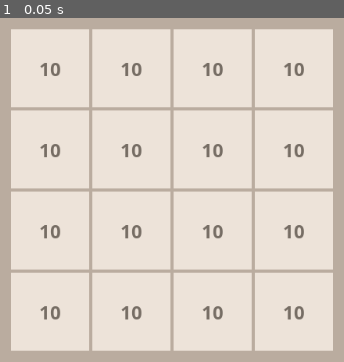
Above: before the commit, frame 1.
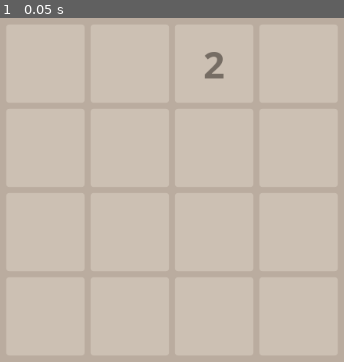
Above: after the commit, the same moment.

Repository: xinyer/game-2048
Game: Godot game, scene res://Board.tscn
Same seed, same stepped clock (60 frames per second), same inputs: the game is played once before the commit and once after it.
Inputs:
- Up to frame 1 (0.05 s): no input

The runs differ from the first frame. In frame 1, 80% of the frame differs, in the area x 3-97%, y 3-97%.

Commit message:
create new tile

Diff:
--- a/Board.tscn
+++ b/Board.tscn
@@ -21,4 +21,6 @@
 margin_top = 300.0
 margin_right = 512.0
 margin_bottom = 300.0
+custom_constants/vseparation = 8
+custom_constants/hseparation = 8
 columns = 4
--- a/Scripts/Board.gd
+++ b/Scripts/Board.gd
@@ -3,16 +3,53 @@
 const width = 4
 const height = 4
 
+const empty = [[0, 0, 0, 0],
+			  [0, 0, 0, 0],
+			  [0, 0, 0, 0],
+			  [0, 0, 0, 0]]
+
 const tile = preload("res://Tile.tscn")
-
-var nodes:Array = []
+var random = RandomNumberGenerator.new()
+var nodes: Array = []
+var board: Array
 
 func _ready():
+	board = empty.duplicate(true)
+	random.randomize()
 	init_board()
+	new_tile()
+	update_board()
 
 func init_board():
 	for n in range(0, width * height):
 		var node = tile.instance()
-		node.setValue(10)
+		node.set_value(0)
 		nodes.push_front(node)
 		$Container/Grid.add_child(node)
+
+func update_board():
+	for i in range(0, width * height):
+		nodes[width * height - (i + 1)].set_value(board[floor(i / width)][i % height])
+	pass
+
+func new_tile():
+	var position = create_random_position()
+	while(is_occupied(position)):
+		position = create_random_position()
+		pass
+	set_element(position, 2)
+
+func create_random_position() -> Vector2:
+	return Vector2(
+		random.randi_range(0, width - 1),
+		random.randi_range(0, height - 1)
+	)
+
+func is_occupied(pos:Vector2) -> bool:
+	return get_element(pos) > 0
+
+func get_element(pos:Vector2) -> int:
+	return board[pos.x][pos.y]
+
+func set_element(pos: Vector2, value: int):
+	board[pos.x][pos.y] = value
--- a/Scripts/Tile.gd
+++ b/Scripts/Tile.gd
@@ -1,17 +1,17 @@
 extends Control
 
-var defaultColor: Color = Color(205, 193, 180)
+var defaultColor: Color = Color("#eee4da")
 
 func _ready():
 #	$TextContainer/Label.text = ""
 #	$Background.color = defaultColor
 	pass
 
-func setValue(value: int) -> void:
-	print("set value:" + str(value))
+func set_value(value: int) -> void:
 	if (value == 0):
 		$TextContainer/Label.text = ""
 #		$Background.color = defaultColor
 	else:
 		$TextContainer/Label.text = str(value)
+		$TextContainer/Label.get_font("font").size = 48
 		# TODO: change color by the value
--- a/Tile.tscn
+++ b/Tile.tscn
@@ -1,7 +1,14 @@
-[gd_scene load_steps=4 format=2]
+[gd_scene load_steps=5 format=2]
 
 [ext_resource path="res://Fonts/OpenSans-Bold.ttf" type="DynamicFontData" id=1]
 [ext_resource path="res://Scripts/Tile.gd" type="Script" id=2]
+
+[sub_resource type="StyleBoxFlat" id=2]
+bg_color = Color( 0.803922, 0.756863, 0.705882, 1 )
+corner_radius_top_left = 4
+corner_radius_top_right = 4
+corner_radius_bottom_right = 4
+corner_radius_bottom_left = 4
 
 [sub_resource type="DynamicFont" id=1]
 size = 24
@@ -15,10 +22,11 @@
 rect_min_size = Vector2( 100, 100 )
 script = ExtResource( 2 )
 
-[node name="Background" type="ColorRect" parent="."]
+[node name="Panel" type="Panel" parent="."]
 margin_right = 100.0
 margin_bottom = 100.0
-color = Color( 0.933333, 0.894118, 0.854902, 1 )
+rect_min_size = Vector2( 100, 100 )
+custom_styles/panel = SubResource( 2 )
 
 [node name="TextContainer" type="CenterContainer" parent="."]
 margin_top = 1.0
